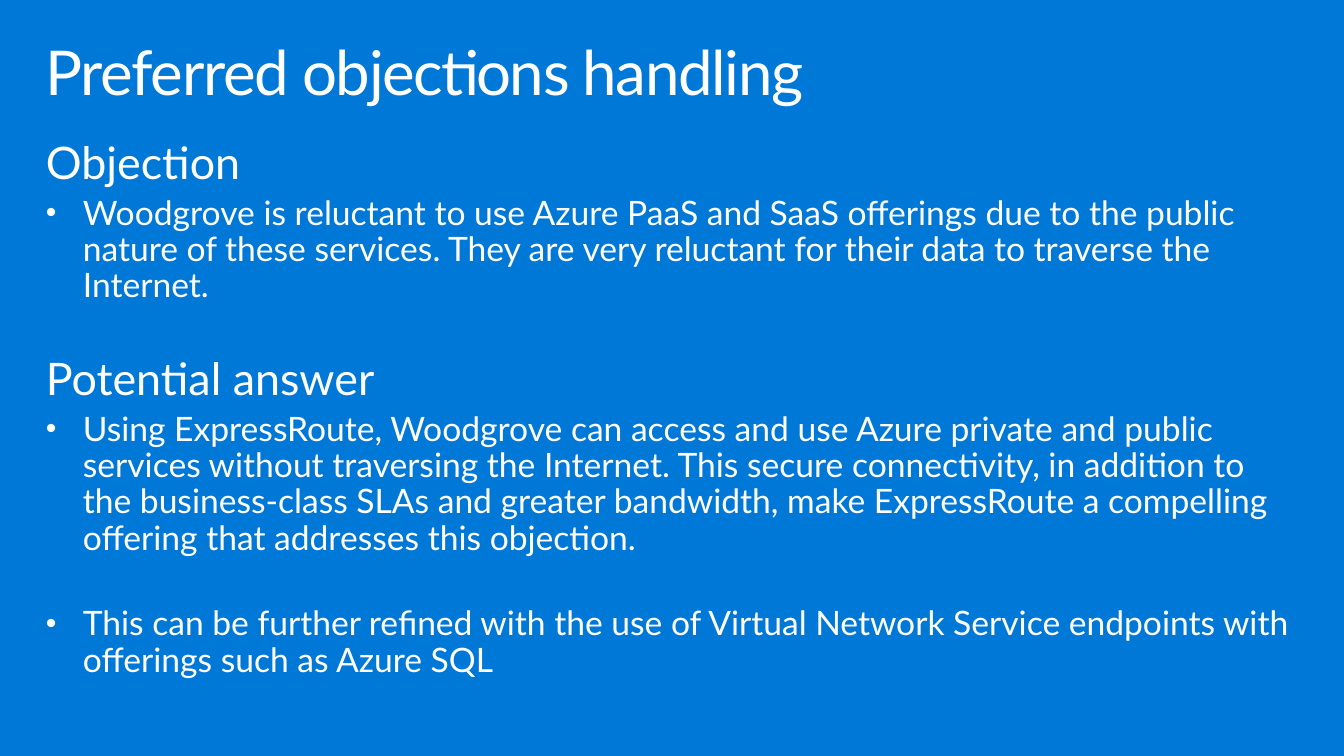
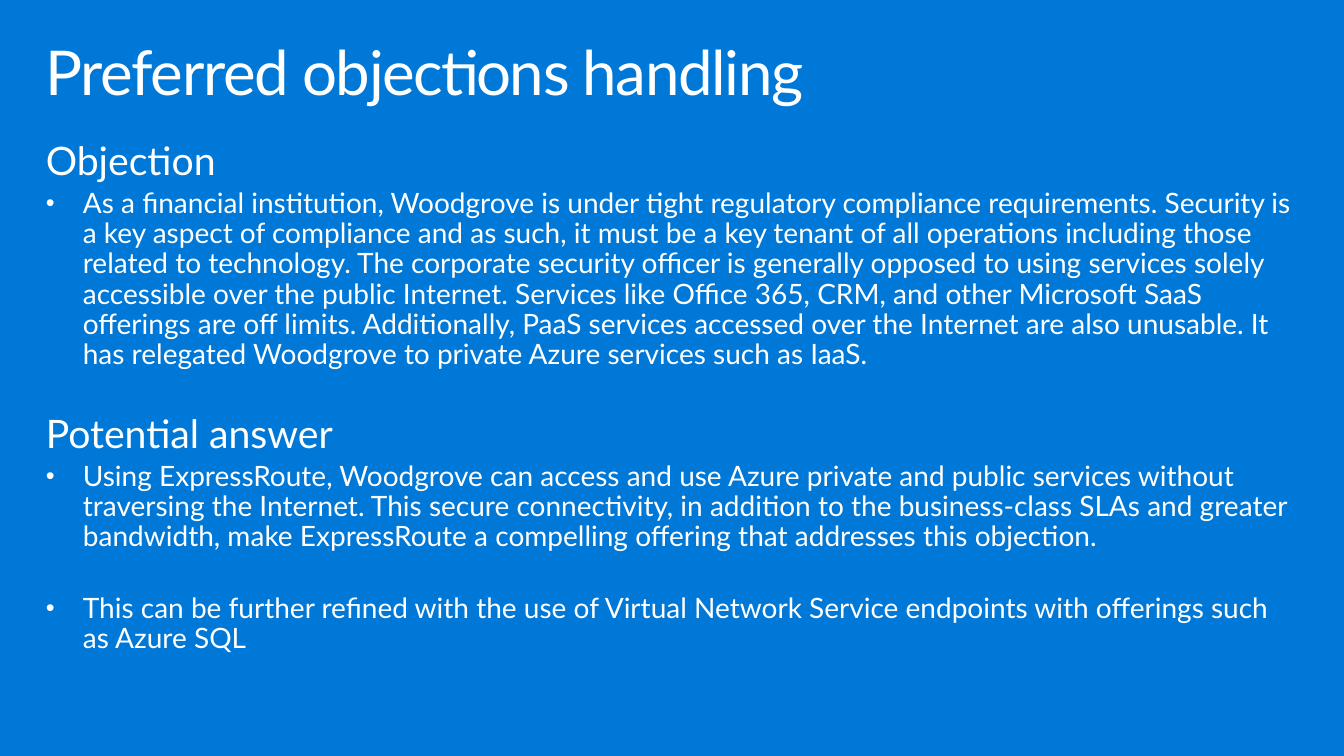
Before and after one commit to yashmadan123/MCW-Enterprise-class-networking, a slide deck: slide 32 of Whiteboard design session/Whiteboard design session trainer presentation - Enterprise-class networking in Azure.pptx. Drawn at 1344x756 pixels with LibreOffice and Linux fonts; fonts in the diff are those of the drawing. Boxes give left, top, right and bottom in pixels: in the first picture for what was removed or moved away, otherwise in the second. Text is boxed around its words. In the diff, an @@ line names an element or a change of style, - is before the commit and + after.

```diff
--- a/Whiteboard design session/Whiteboard design session trainer presentation - Enterprise-class networking in Azure.pptx
+++ b/Whiteboard design session/Whiteboard design session trainer presentation - Enterprise-class networking in Azure.pptx
@@ text at (46, 146, 1288, 652): size 32 to 28 pt in "Objection", "Potential answer"; size 24 to 20 pt in "Using ExpressRoute, Woodgrove can access and use ...", "This can be further refined with the ..." @@
@@ text at (83, 192, 1290, 369): text changed; size 24 to 20 pt @@
-• Woodgrove is reluctant to use Azure PaaS and SaaS offerings due to the public nature of these services. They are very reluctant for their data to traverse the Internet.
+• As a financial institution, Woodgrove is under tight regulatory compliance requirements. Security is a key aspect of compliance and as such, it must be a key tenant of all operations including those related to technology. The corporate security officer is generally opposed to using services solely accessible over the public Internet. Services like Office 365, CRM, and other Microsoft SaaS offerings are off limits. Additionally, PaaS services accessed over the Internet are also unusable. It has relegated Woodgrove to private Azure services such as IaaS.
```
Also in this commit, not shown: 8 other slides changed, 8 other files.
